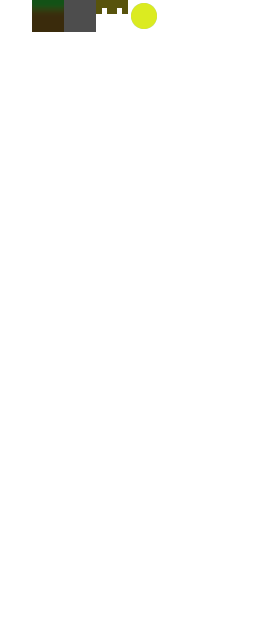
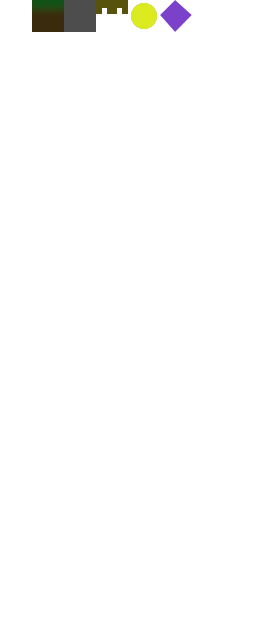
Revision of a layered 256 x 640 image; what changed, layer by layer:
added layer "006-gem-tile" above "005-coin-tile" over [160, 0, 192, 32]
